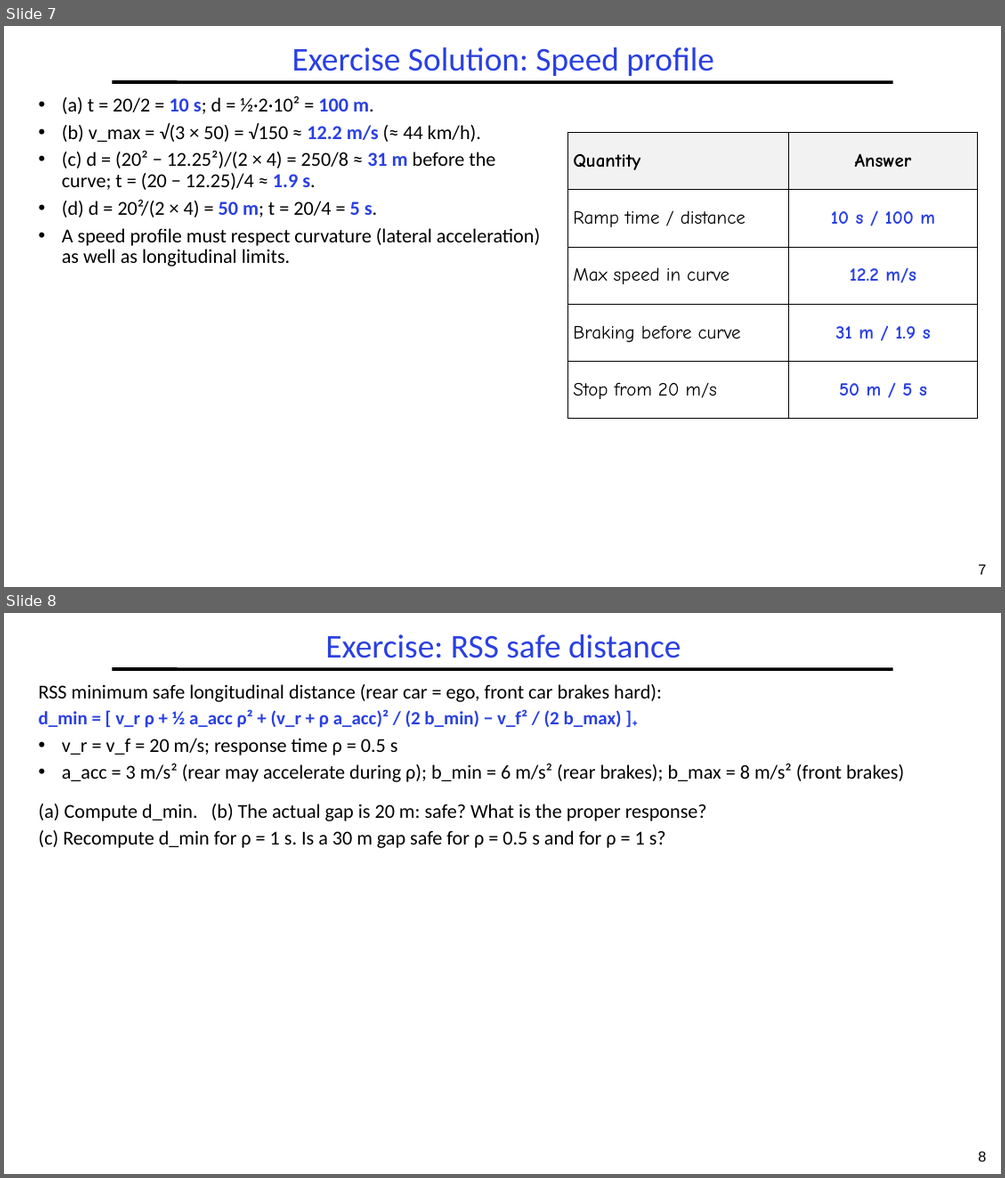
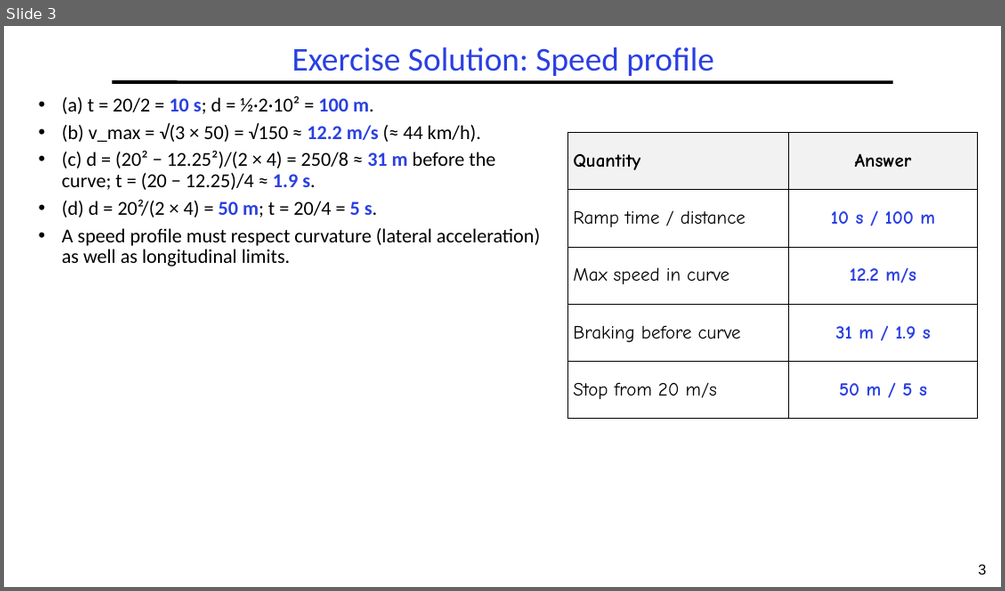
Before and after one commit to guhofstra/CSC144V, a slide deck: Exercises/L7-Exercises ANS.pptx. Shown one above the other, each under a label of ours: slides 7 and 8 before the commit, slide 3 after it. The pictures are 1005x1178 and 1005x591 pixels, drawn with LibreOffice and Linux fonts; fonts in the diff are those of the drawing. Boxes give left, top, right and bottom in pixels: in the first picture for what was removed or moved away, otherwise in the second. Text is boxed around its words. In the diff, an @@ line names an element or a change of style, - is before the commit and + after.

```diff
--- a/Exercises/L7-Exercises ANS.pptx
+++ b/Exercises/L7-Exercises ANS.pptx
@@ slide 8 removed at [4, 613, 1001, 1174], background #FFFFFF; not listed: 2 template elements that a slide beside it also shows @@
@@ title removed at [325, 634, 680, 658] @@
-Exercise: RSS safe distance
@@ text removed at [39, 684, 904, 848] @@
-RSS minimum safe longitudinal distance (rear car = ego, front car brakes hard):
-d_min = [ v_r ρ + ½ a_acc ρ² + (v_r + ρ a_acc)² / (2 b_min) − v_f² / (2 b_max) ]₊
-• v_r = v_f = 20 m/s; response time ρ = 0.5 s
-• a_acc = 3 m/s² (rear may accelerate during ρ); b_min = 6 m/s² (rear brakes); b_max = 8 m/s² (front brakes)
-(a) Compute d_min. (b) The actual gap is 20 m: safe? What is the proper response?
-(c) Recompute d_min for ρ = 1 s. Is a 30 m gap safe for ρ = 0.5 s and for ρ = 1 s?
@@ what was slide 7 is now slide 3 @@
@@ page number at [978, 564, 986, 574]: text changed @@
-7
+3
```
Also in this commit, not shown: 5 other slides removed, 19 other files.
